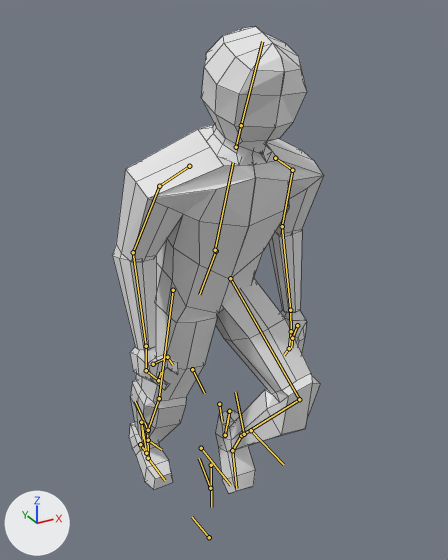
The Blender file characters/player/Char/char.blend, before and after one commit.
One viewpoint serves both versions: a camera (50 mm lens) standing at (-2.18, -4.16, 4.55) and looking at (0.18, 0.13, 2.41). Lighting does not change. The marker at lower left points along +X, +Y and +Z. Both versions are drawn at frame 13 of the action 'running_loop'; the numbers are the values there. The bones that bend it are drawn over the model as lines. Mesh edges are drawn as thin lines.

Objects in the first picture: 'Char'.
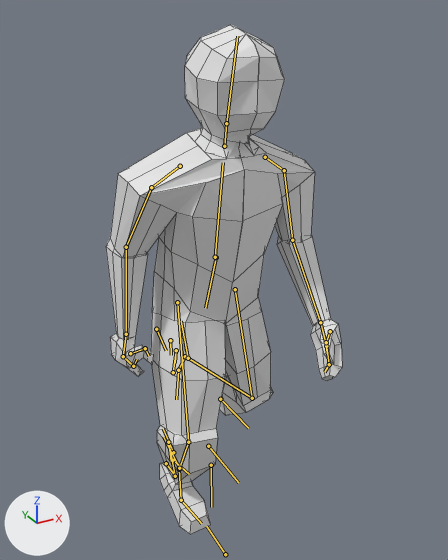
Scene script edits in JSON lines:
```json
{"block": "bone_pelvis", "where": "bone_pelvis = bpy.data.objects['Armature'].pose.bones['pelvis']  # child of 'root'"}
{"op": "set", "path": "bone_pelvis.location", "old": "(0.038, 0.109, 0.052)", "new": "(0.041, 0.165, 0.057)"}
{"op": "set", "path": "bone_pelvis.rotation_quaternion", "old": "(0.983, -0.16, -0.003, 0.108)", "new": "(0.994, -0.089, -0.001, 0.068)", "note": "degrees (-18, 2, 12) -> degrees (-10, 1, 8)"}
{"block": "bone_spine", "where": "bone_spine = bpy.data.objects['Armature'].pose.bones['spine']  # child of 'pelvis'"}
{"op": "set", "path": "bone_spine.rotation_quaternion", "old": "(0.996, 0.017, -0.013, 0.006)", "new": "(1.0, 0.016, -0.017, 0.0)", "note": "degrees (2, -2, 1) -> degrees (2, -2, 0)"}
{"block": "bone_arm_l", "where": "bone_arm_l = bpy.data.objects['Armature'].pose.bones['arm.L']  # child of 'shoulder.L'"}
{"op": "set", "path": "bone_arm_l.rotation_quaternion", "old": "(0.918, -0.39, 0.044, -0.06)", "new": "(0.916, -0.359, -0.012, -0.17)", "note": "degrees (-46, 2, -8) -> degrees (-42, -8, -18)"}
{"block": "bone_forearm_l", "where": "bone_forearm_l = bpy.data.objects['Armature'].pose.bones['forearm.L']  # child of 'arm.L'"}
{"op": "set", "path": "bone_forearm_l.rotation_quaternion", "old": "(0.949, -0.012, -0.025, -0.315)", "new": "(0.928, -0.032, -0.023, -0.371)", "note": "degrees (0, -3, -37) -> degrees (-2, -4, -43)"}
{"block": "bone_arm_r", "where": "bone_arm_r = bpy.data.objects['Armature'].pose.bones['arm.R']  # child of 'shoulder.R'"}
{"op": "set", "path": "bone_arm_r.rotation_quaternion", "old": "(0.918, -0.39, -0.044, 0.06)", "new": "(0.905, -0.415, -0.1, -0.05)", "note": "degrees (-46, -2, 8) -> degrees (-49, -13, 0)"}
{"block": "bone_forearm_r", "where": "bone_forearm_r = bpy.data.objects['Armature'].pose.bones['forearm.R']  # child of 'arm.R'"}
{"op": "set", "path": "bone_forearm_r.rotation_quaternion", "old": "(0.949, -0.012, 0.025, 0.315)", "new": "(0.966, 0.007, 0.028, 0.259)", "note": "degrees (0, 3, 37) -> degrees (2, 3, 30)"}
{"block": "bone_ctrl_toe_roll_l", "where": "bone_ctrl_toe_roll_l = bpy.data.objects['Armature'].pose.bones['CTRL-toe-roll.L']  # child of 'root'"}
{"op": "set", "path": "bone_ctrl_toe_roll_l.location", "old": "(-0.076, 0.733, -0.277)", "new": "(-0.01, 1.451, -0.392)"}
{"op": "set", "path": "bone_ctrl_toe_roll_l.rotation_quaternion", "old": "(0.984, 0.026, 0.033, 0.171)", "new": "(0.995, 0.02, 0.026, 0.117)", "note": "degrees (4, 3, 20) -> degrees (3, 3, 14)"}
{"block": "bone_ik_toe_l", "where": "bone_ik_toe_l = bpy.data.objects['Armature'].pose.bones['IK-toe.L']  # child of 'CTRL-toe-roll.L'"}
{"op": "set", "path": "bone_ik_toe_l.location", "old": "(-0.113, -0.356, 0.529)", "new": "(-0.16, -0.481, 0.726)"}
{"op": "set", "path": "bone_ik_toe_l.rotation_quaternion", "old": "(0.998, 0.058, 0.003, 0.001)", "new": "(0.995, -0.045, -0.002, 0.0)", "note": "degrees (7, 0, 0) -> degrees (-5, 0, 0)"}
{"block": "bone_ctrl_heel_roll_l", "where": "bone_ctrl_heel_roll_l = bpy.data.objects['Armature'].pose.bones['CTRL-heel-roll.L']  # child of 'IK-toe.L'"}
{"op": "set", "path": "bone_ctrl_heel_roll_l.location", "old": "(-0.061, 0.62, 0.124)", "new": "(-0.033, 0.376, 0.203)"}
{"op": "set", "path": "bone_ctrl_heel_roll_l.rotation_quaternion", "old": "(0.947, -0.319, -0.031, -0.003)", "new": "(0.895, -0.442, -0.05, -0.002)", "note": "degrees (-37, -3, 1) -> degrees (-53, -5, 2)"}
{"block": "bone_ctrl_foot_roll_l", "where": "bone_ctrl_foot_roll_l = bpy.data.objects['Armature'].pose.bones['CTRL-foot-roll.L']  # child of 'CTRL-heel-roll.L'"}
{"op": "set", "path": "bone_ctrl_foot_roll_l.location", "old": "(0.007, 0.032, 0.089)", "new": "(0.0, -0.016, 0.03)"}
{"op": "set", "path": "bone_ctrl_foot_roll_l.rotation_quaternion", "old": "(0.997, -0.08, -0.003, 0.007)", "new": "(0.991, 0.085, -0.003, -0.012)", "note": "degrees (-9, 0, 1) -> degrees (10, 0, -1)"}
{"block": "bone_ik_leg_l", "where": "bone_ik_leg_l = bpy.data.objects['Armature'].pose.bones['IK-leg.L']  # child of 'CTRL-foot-roll.L'"}
{"op": "set", "path": "bone_ik_leg_l.location", "old": "(0.018, -0.213, 0.163)", "new": "(0.007, -0.087, 0.278)"}
{"block": "bone_ik_target_leg_l", "where": "bone_ik_target_leg_l = bpy.data.objects['Armature'].pose.bones['IK-target-leg.L']  # child of 'root'"}
{"op": "set", "path": "bone_ik_target_leg_l.location", "old": "(0.091, 0.005, -0.164)", "new": "(0.112, -0.524, -0.142)"}
{"block": "bone_ctrl_toe_roll_r", "where": "bone_ctrl_toe_roll_r = bpy.data.objects['Armature'].pose.bones['CTRL-toe-roll.R']  # child of 'root'"}
{"op": "set", "path": "bone_ctrl_toe_roll_r.location", "old": "(-0.153, 0.376, -0.182)", "new": "(-0.086, 0.082, -0.179)"}
{"op": "set", "path": "bone_ctrl_toe_roll_r.rotation_quaternion", "old": "(0.998, -0.003, 0.003, 0.062)", "new": "(0.997, 0.002, -0.002, -0.052)", "note": "degrees (0, 0, 7) -> degrees (0, 0, -6)"}
{"block": "bone_ik_toe_r", "where": "bone_ik_toe_r = bpy.data.objects['Armature'].pose.bones['IK-toe.R']  # child of 'CTRL-toe-roll.R'"}
{"op": "set", "path": "bone_ik_toe_r.location", "old": "(0.113, -0.356, 0.529)", "new": "(0.064, -0.252, 0.308)"}
{"op": "set", "path": "bone_ik_toe_r.rotation_quaternion", "old": "(0.994, 0.105, -0.005, -0.001)", "new": "(0.987, 0.178, -0.008, -0.002)", "note": "degrees (12, -1, 0) -> degrees (20, -1, 0)"}
{"block": "bone_ctrl_heel_roll_r", "where": "bone_ctrl_heel_roll_r = bpy.data.objects['Armature'].pose.bones['CTRL-heel-roll.R']  # child of 'IK-toe.R'"}
{"op": "set", "path": "bone_ctrl_heel_roll_r.location", "old": "(-0.031, -0.305, -0.147)", "new": "(-0.024, -0.23, -0.138)"}
{"op": "set", "path": "bone_ctrl_heel_roll_r.rotation_quaternion", "old": "(0.974, -0.227, 0.022, 0.002)", "new": "(0.984, -0.186, 0.018, 0.002)", "note": "degrees (-26, 3, 0) -> degrees (-21, 2, 0)"}
{"block": "bone_ctrl_foot_roll_r", "where": "bone_ctrl_foot_roll_r = bpy.data.objects['Armature'].pose.bones['CTRL-foot-roll.R']  # child of 'CTRL-heel-roll.R'"}
{"op": "set", "path": "bone_ctrl_foot_roll_r.location", "old": "(-0.004, 0.178, 0.12)", "new": "(-0.002, 0.145, 0.077)"}
{"op": "set", "path": "bone_ctrl_foot_roll_r.rotation_quaternion", "old": "(0.992, -0.125, 0.004, -0.011)", "new": "(0.997, -0.084, 0.003, -0.007)", "note": "degrees (-14, 0, -1) -> degrees (-10, 0, -1)"}
{"block": "bone_ik_leg_r", "where": "bone_ik_leg_r = bpy.data.objects['Armature'].pose.bones['IK-leg.R']  # child of 'CTRL-foot-roll.R'"}
{"op": "set", "path": "bone_ik_leg_r.location", "old": "(-0.018, -0.213, 0.163)", "new": "(-0.03, -0.337, 0.035)"}
{"block": "bone_ik_target_leg_r", "where": "bone_ik_target_leg_r = bpy.data.objects['Armature'].pose.bones['IK-target-leg.R']  # child of 'root'"}
{"op": "set", "path": "bone_ik_target_leg_r.location", "old": "(-0.031, 0.005, -0.164)", "new": "(-0.099, 0.007, -0.167)"}
```

What differs and where, as boxes [x1, y1, x2, y2] in the pictures (448 x 560 px):
```json
{"object": "Char", "change": "posed", "before": [112, 27, 323, 494], "after": [106, 25, 342, 534], "on screen": "12% wider, 9% taller"}
{"bone": "pelvis", "before": "(216, 251) to (199, 294)", "after": "(216, 257) to (205, 308)"}
{"bone": "spine", "before": "(215, 250) to (233, 162)", "after": "(215, 257) to (223, 162)"}
{"bone": "arm.L", "before": "(292, 170) to (282, 226)", "after": "(284, 170) to (292, 240)"}
{"bone": "forearm.L", "before": "(282, 226) to (290, 310)", "after": "(292, 240) to (320, 322)"}
{"bone": "arm.R", "before": "(159, 186) to (133, 252)", "after": "(151, 187) to (126, 247)"}
{"bone": "forearm.R", "before": "(133, 252) to (146, 346)", "after": "(126, 247) to (126, 334)"}
{"bone": "CTRL-toe-roll.L", "before": "(210, 488) to (199, 458)", "after": "(173, 452) to (163, 428)"}
{"bone": "IK-toe.L", "before": "(192, 369) to (204, 393)", "after": "(156, 329) to (166, 350)"}
{"bone": "CTRL-heel-roll.L", "before": "(219, 404) to (222, 421)", "after": "(170, 340) to (171, 355)"}
{"bone": "CTRL-foot-roll.L", "before": "(225, 435) to (229, 411)", "after": "(173, 372) to (176, 350)"}
{"bone": "IK-leg.L", "before": "(244, 434) to (235, 392)", "after": "(188, 358) to (181, 321)"}
{"bone": "IK-target-leg.L", "before": "(251, 430) to (283, 464)", "after": "(220, 399) to (248, 428)"}
{"bone": "CTRL-toe-roll.R", "before": "(209, 537) to (192, 517)", "after": "(225, 554) to (206, 526)"}
{"bone": "IK-toe.R", "before": "(148, 440) to (161, 449)", "after": "(173, 460) to (189, 474)"}
{"bone": "CTRL-heel-roll.R", "before": "(140, 444) to (147, 454)", "after": "(166, 463) to (174, 474)"}
{"bone": "CTRL-foot-roll.R", "before": "(146, 453) to (141, 422)", "after": "(175, 476) to (168, 442)"}
{"bone": "IK-leg.R", "before": "(148, 430) to (135, 401)", "after": "(179, 468) to (163, 437)"}
{"bone": "IK-target-leg.R", "before": "(201, 448) to (230, 485)", "after": "(208, 446) to (238, 482)"}
```
